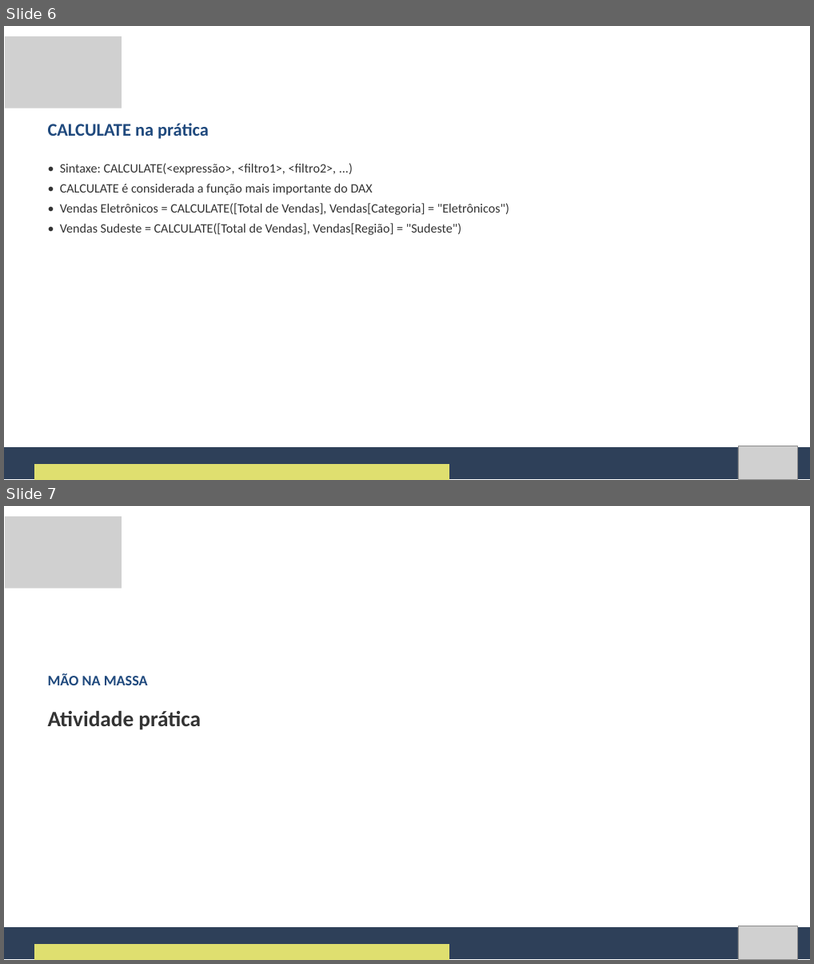
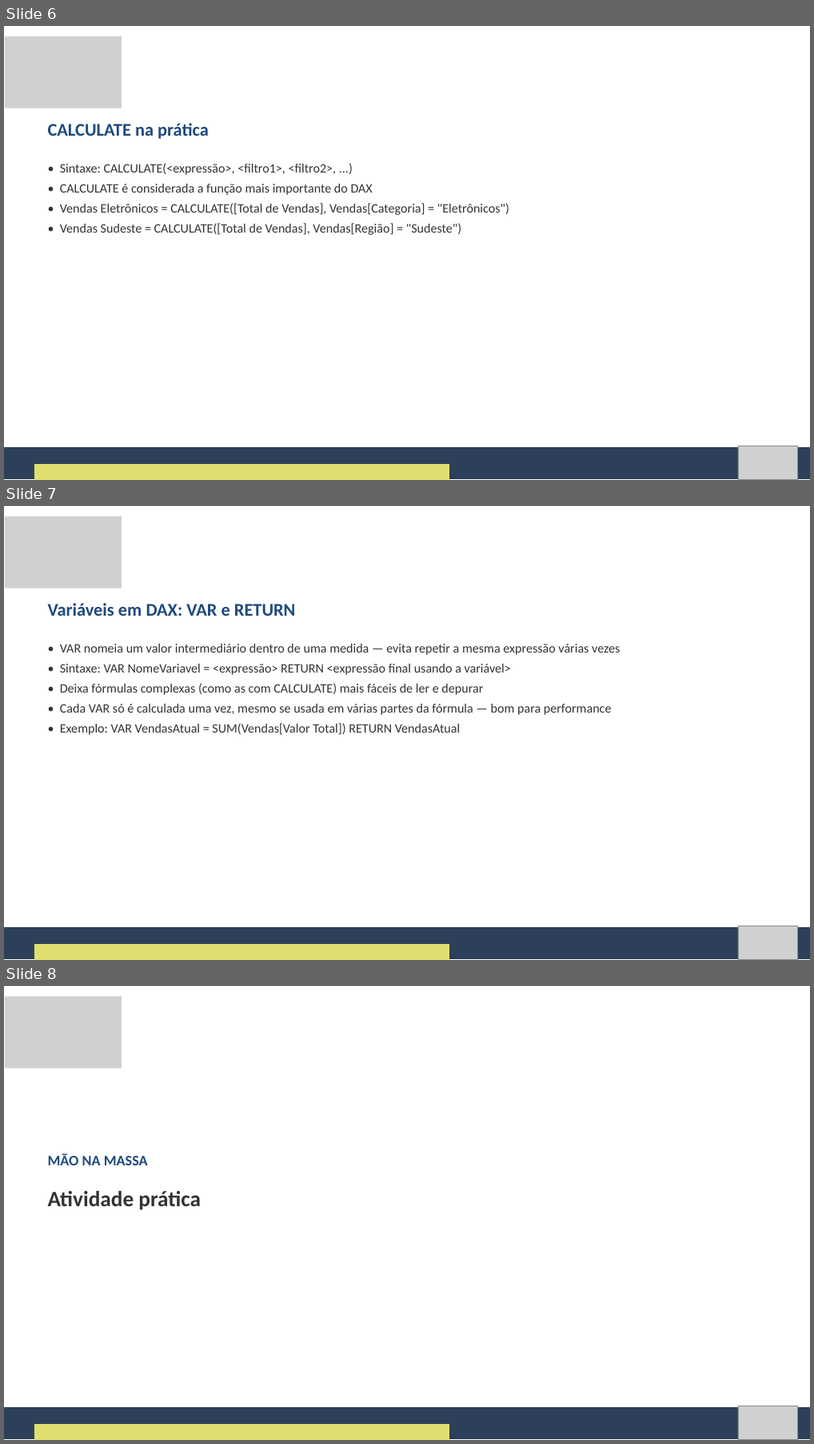
Before and after one commit to Natan20/Curso-PowerBI-Desktop-Material, a slide deck: Aula 07 - 17-09-2026/Aula 7 - Slides.pptx. Shown one above the other, each under a label of ours: slides 6 and 7 before the commit, slides 6, 7 and 8 after it. The pictures are 814x964 and 814x1444 pixels, drawn with LibreOffice and Linux fonts; fonts in the diff are those of the drawing; grey boxes stand for pictures. Boxes give left, top, right and bottom in pixels: in the first picture for what was removed or moved away, otherwise in the second. Text is boxed around its words. In the diff, an @@ line names an element or a change of style, - is before the commit and + after.

```diff
--- a/Aula 07 - 17-09-2026/Aula 7 - Slides.pptx
+++ b/Aula 07 - 17-09-2026/Aula 7 - Slides.pptx
@@ slide 7 added at <box>4,506,810,960</box>, background #FFFFFF @@
@@ picture added at <box>5,516,122,588</box> @@
@@ text added at <box>48,603,296,616</box>, 32 pt, text #1F497D, bold @@
+Variáveis em DAX: VAR e RETURN
@@ text added at <box>60,644,620,735</box>, 23 pt, text #333333 @@
+• VAR nomeia um valor intermediário dentro de uma medida — evita repetir a mesma expressão várias vezes
+• Sintaxe: VAR NomeVariavel = <expressão> RETURN <expressão final usando a variável>
+• Deixa fórmulas complexas (como as com CALCULATE) mais fáceis de ler e depurar
+• Cada VAR só é calculada uma vez, mesmo se usada em várias partes da fórmula — bom para performance
+• Exemplo: VAR VendasAtual = SUM(Vendas[Valor Total]) RETURN VendasAtual
@@ freeform shape added at <box>4,927,810,959</box>, fill #2E4059 @@
@@ picture added at <box>738,926,798,959</box> @@
@@ freeform shape added at <box>34,944,450,960</box>, fill #DFDF6F @@
@@ what was slide 7 is now slide 8 @@
```
Also in this commit, not shown: 4 slides changed, 4 other files.
